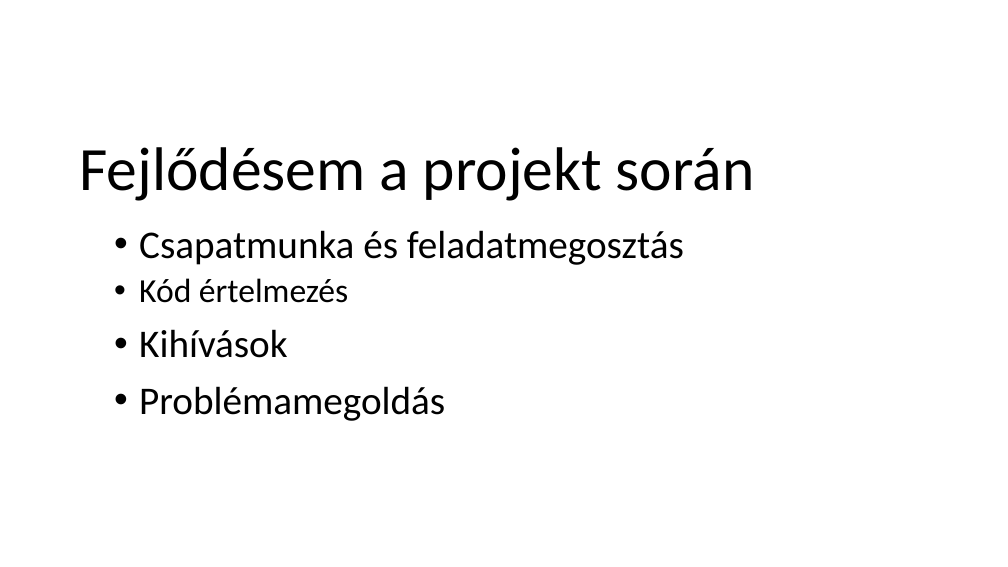
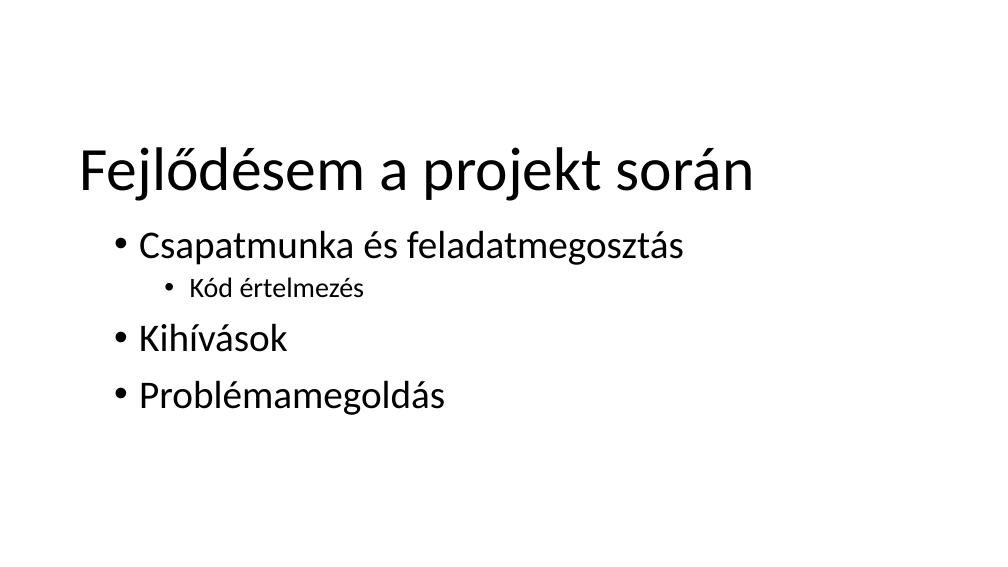
Before and after one commit to schonherz-java-ee-2016-spring/sandbox, a slide deck: slide 6 of ksz/KovácsSzabolcsZoltán.pptx (slide 3 before the commit). Drawn at 1008x567 pixels with LibreOffice and Linux fonts; fonts in the diff are those of the drawing; background and template pictures are left out. Boxes give left, top, right and bottom in pixels: in the first picture for what was removed or moved away, otherwise in the second. Text is boxed around its words. In the diff, an @@ line names an element or a change of style, - is before the commit and + after.

Commit message:
asd

```diff
--- a/ksz/KovácsSzabolcsZoltán.pptx
+++ b/ksz/KovácsSzabolcsZoltán.pptx
@@ text at box(190, 277, 365, 298): size 24 to 20 pt in "Kód értelmezés"; list level 2 to 3 in "Kód értelmezés" @@
```
Also in this commit, not shown: 1 slide added.
